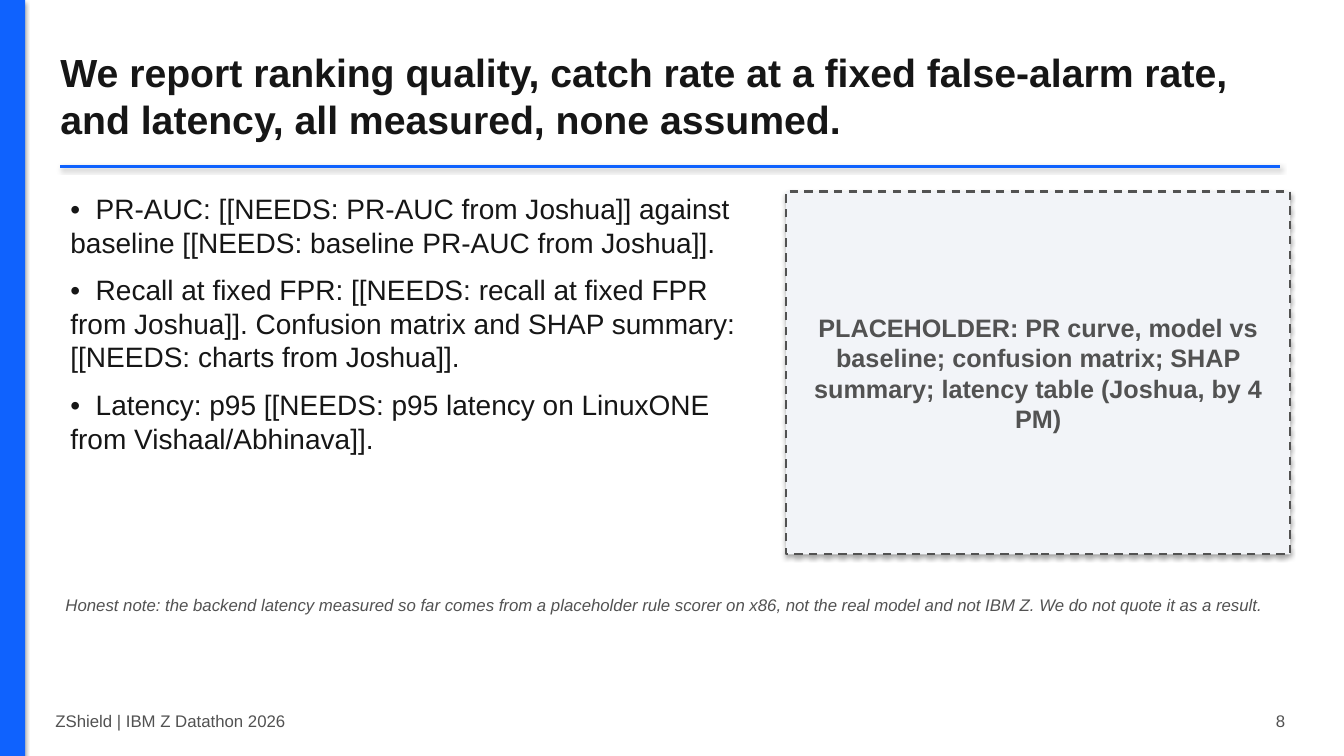
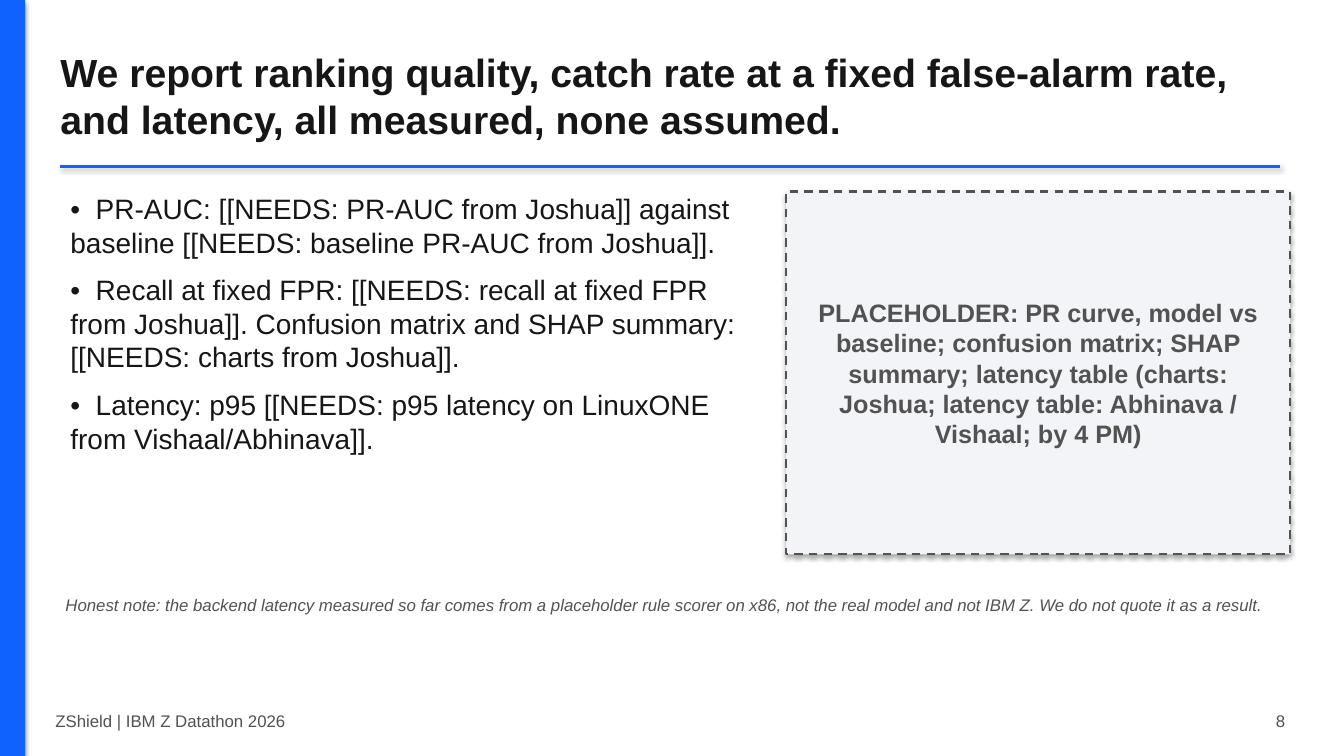
Before and after one commit to Vishaal1409/zshield, a slide deck: slide 8 of docs/deck/ZShield_deck_draft.pptx. Drawn at 1344x756 pixels with LibreOffice and Linux fonts; fonts in the diff are those of the drawing. Boxes give left, top, right and bottom in pixels: in the first picture for what was removed or moved away, otherwise in the second. Text is boxed around its words. In the diff, an @@ line names an element or a change of style, - is before the commit and + after.

```diff
--- a/docs/deck/ZShield_deck_draft.pptx
+++ b/docs/deck/ZShield_deck_draft.pptx
@@ text in rectangle at box(818, 303, 1258, 448): text changed @@
-PLACEHOLDER: PR curve, model vs baseline; confusion matrix; SHAP summary; latency table (Joshua, by 4 PM)
+PLACEHOLDER: PR curve, model vs baseline; confusion matrix; SHAP summary; latency table (charts: Joshua; latency table: Abhinava / Vishaal; by 4 PM)
```
Also in this commit, not shown: 5 other slides changed, 10 other files.
